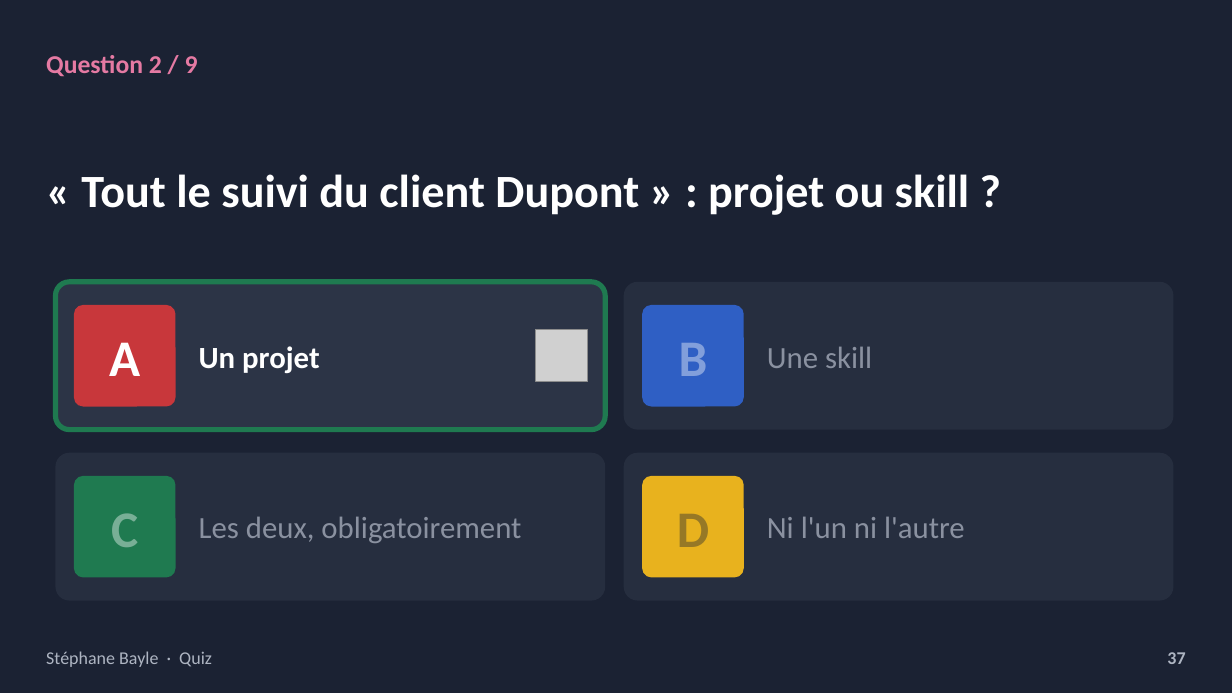
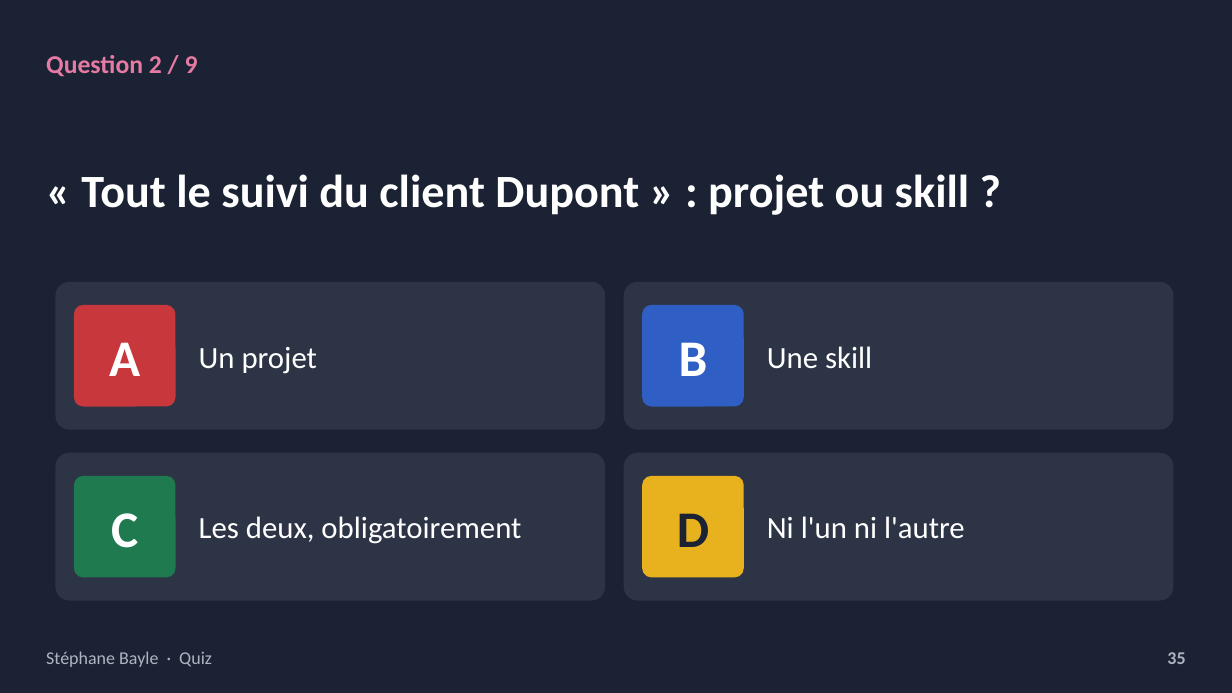
Before and after one commit to StephaneBayle/creer-une-skill-claude, a slide deck: slide 35 of skills-claude-presentation.pptx (slide 37 before the commit). Drawn at 1232x693 pixels with LibreOffice and Linux fonts; fonts in the diff are those of the drawing; grey boxes stand for pictures. Boxes give left, top, right and bottom in pixels: in the first picture for what was removed or moved away, otherwise in the second. Text is boxed around its words. In the diff, an @@ line names an element or a change of style, - is before the commit and + after.

```diff
--- a/skills-claude-presentation.pptx
+++ b/skills-claude-presentation.pptx
@@ rounded rectangle at [55, 282, 605, 430]: outline #1F7A50 4 pt to none @@
@@ text "Un projet" at [199, 347, 317, 374]: bold off @@
@@ text "B" at [679, 342, 708, 376]: text colour #FFFFFF at 40% opacity to #FFFFFF @@
@@ picture removed at [536, 330, 588, 382] @@
@@ text "C" at [111, 513, 138, 548]: text colour #FFFFFF at 40% opacity to #FFFFFF @@
@@ fill #262E3F to #2C3446 in 3 elements at [624, 282, 1174, 430], [55, 453, 605, 601], [624, 453, 1174, 601] @@
@@ text "D" at [677, 513, 709, 547]: text colour #1B2233 at 40% opacity to #1B2233 @@
@@ text colour #8A91A0 to #FFFFFF in 3 elements at [767, 346, 872, 369], [199, 516, 521, 544], [767, 516, 965, 539] @@
@@ text at [1167, 652, 1185, 664]: text changed @@
-37
+35
```
Also in this commit, not shown: 32 other slides changed, 1 slide added, 2 slides removed, 13 other files.
